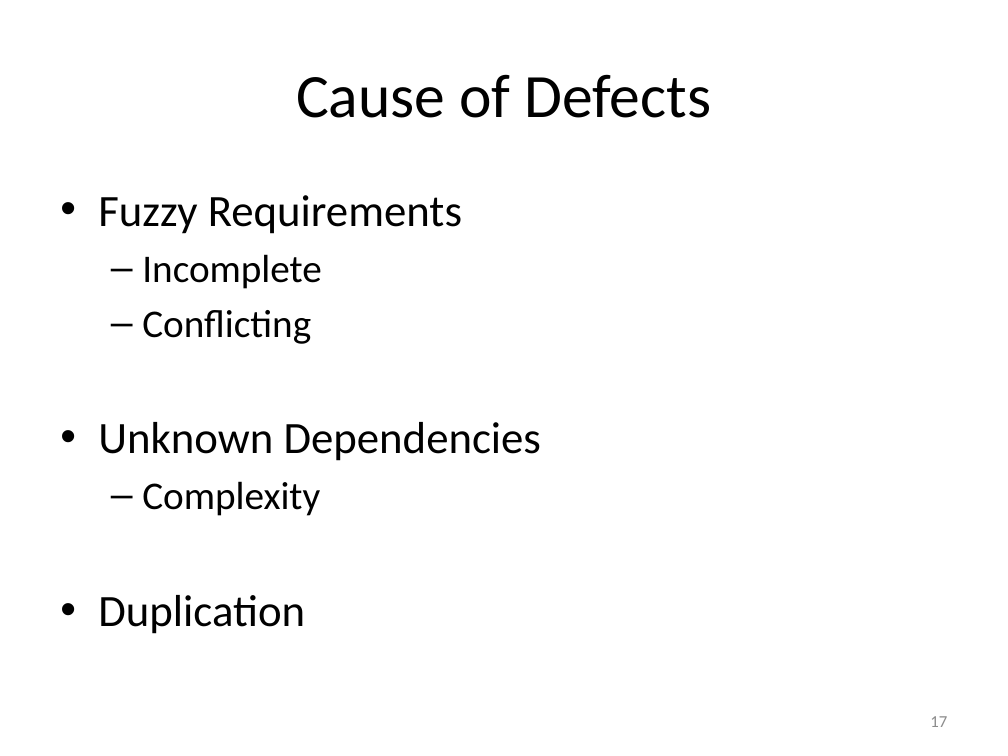
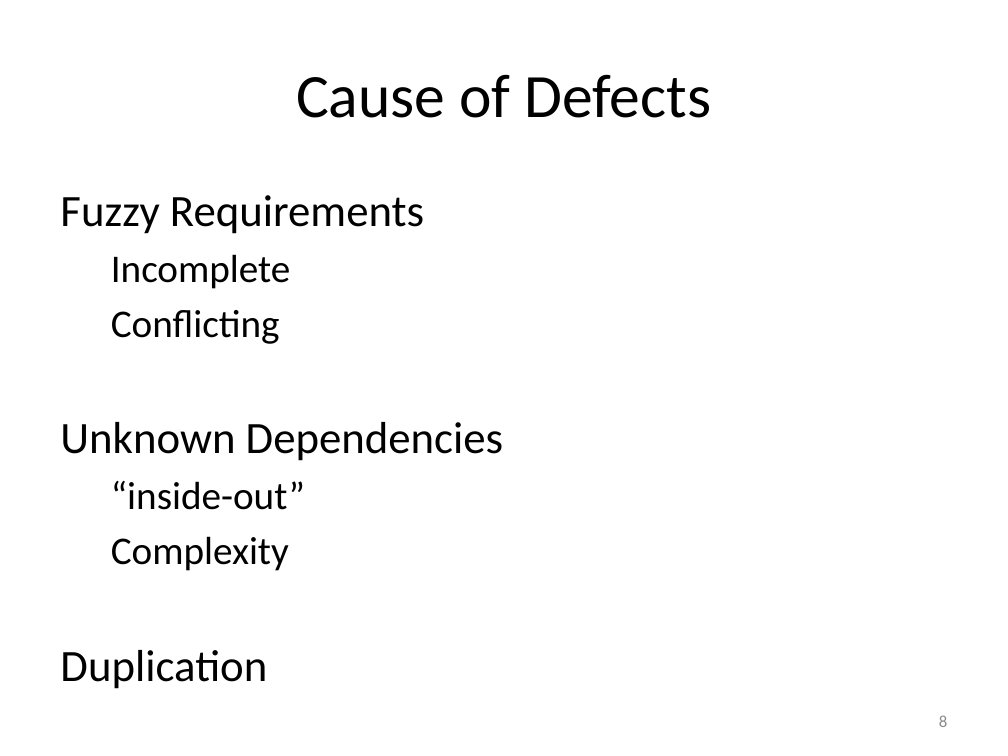
Before and after one commit to timgifford/demos, a slide deck: slide 8 of executable_specification/ExecSpec.pptx (slide 17 before the commit). Drawn at 1008x756 pixels with LibreOffice and Linux fonts; fonts in the diff are those of the drawing. Boxes give left, top, right and bottom in pixels: in the first picture for what was removed or moved away, otherwise in the second. Text is boxed around its words. In the diff, an @@ line names an element or a change of style, - is before the commit and + after.

```diff
--- a/executable_specification/ExecSpec.pptx
+++ b/executable_specification/ExecSpec.pptx
@@ text at (60,195,503,689): bullet • to none; bullet – to none @@
@@ text at (111,481,305,510): paragraph added @@
+  “inside-out”
@@ page number at (939,715,947,727): text changed @@
-17
+8
```
Also in this commit, not shown: 13 other slides changed, 10 slides added, 6 slides removed, 1 other file.
